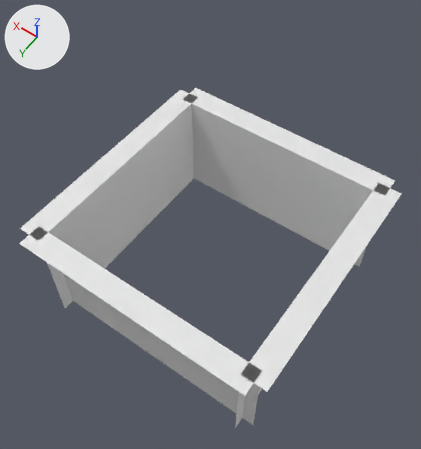
The glTF model public/model/wall.glb: old version first, new version second.
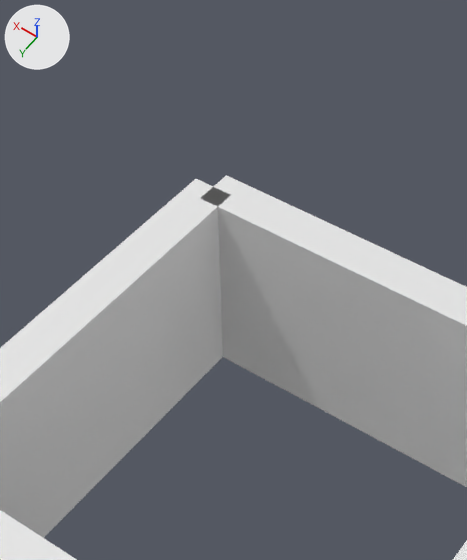
Old and new are each drawn whole from a camera (50 mm lens) standing at (-16.4, 23.5, 44.9) and looking at (0.5, -0.1, 7.8) and again close up on the part from 20% to 75% of the width and 0% to 62% of the height. Lighting does not change. The marker at upper left points along +X, +Y and +Z. The first two pictures are the older version. Where no turn or scale is listed for an object, it has been applied to the vertices.
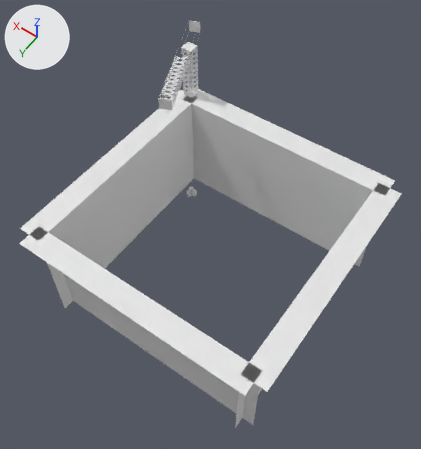
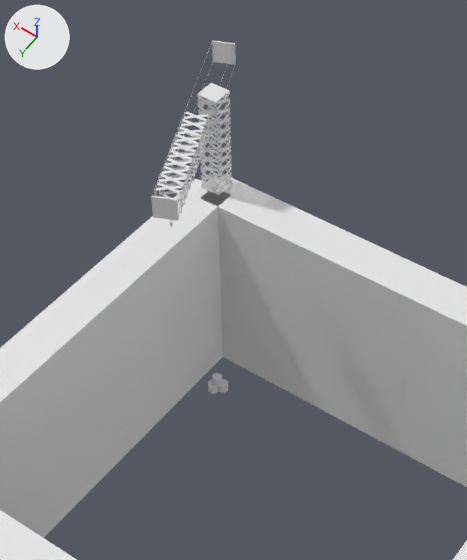
Changed parts and their boxes [x1, y1, x2, y2] in the close-ups (467 x 560 px):
'Crane', added
    after: [151, 41, 236, 221]
'Cube.004', added
    after: [197, 83, 232, 195]
'Cylinder.002', added
    after: [212, 373, 222, 387]
'Cylinder.001', added
    after: [218, 379, 228, 393]
'Cylinder', added
    after: [208, 380, 218, 394]
'Portal', unchanged, uncovered by the edit
    after: [364, 356, 405, 403]

Edits to the bpy script that builds the scene:
```text
Add me_plane:
    me_plane.from_pydata(...)  # 664 vertices, 356 faces; spans x -3.34..1.85, y -2.19..7.78, z -0.25..5.8
Add me_cube_005:
    me_cube_005.from_pydata(...)  # 24 vertices, 36 faces; spans x -0.5..0.5, y -0.5..0.5, z -2.5..2.5
Add me_cylinder_002:
    me_cylinder_002.from_pydata(...)  # 128 vertices, 252 faces; spans x -0.249..0.249, y -0.249..0.249, z -0.25..0.261
Add ob_crane:
    ob_crane = bpy.data.objects.new('Crane', me_plane)
    ob_crane.location = (9.4, -10.13, 10.27)
Add ob_cube_004:
    ob_cube_004 = bpy.data.objects.new('Cube.004', me_cube_005)
    ob_cube_004.location = (9.91, -10.13, 12.51)
Add ob_cylinder_002:
    ob_cylinder_002 = bpy.data.objects.new('Cylinder.002', me_cylinder_002)
    ob_cylinder_002.location = (7.88, -7.04, 0.76)
Add ob_cylinder_001:
    ob_cylinder_001 = bpy.data.objects.new('Cylinder.001', me_cylinder_002.copy())
    ob_cylinder_001.location = (7.65, -7.23, 0.25)
Add ob_cylinder:
    ob_cylinder = bpy.data.objects.new('Cylinder', me_cylinder_002.copy())
    ob_cylinder.location = (8.05, -6.9, 0.25)
```
